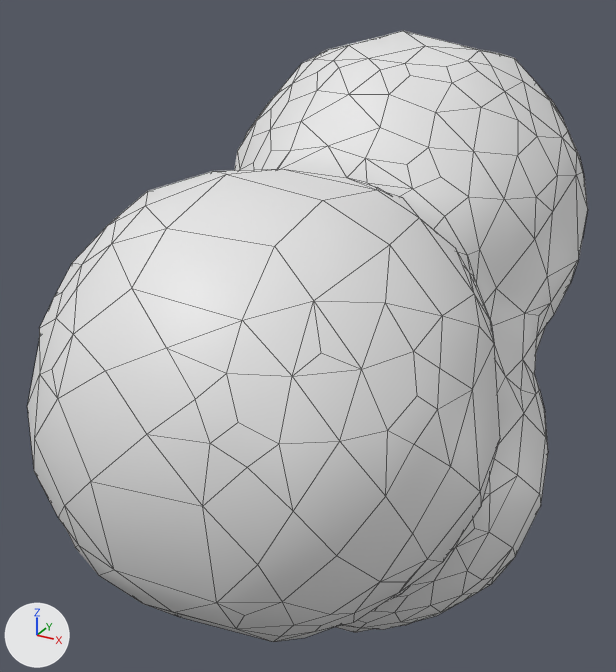
The FBX model Assets/Unsorted/Cloud.fbx: old version first, new version second.
One viewpoint serves both versions: a 50 mm lens placed at (1.23, -2.72, 1.77), pointed at (-0.17, -0.17, 0.5). Every picture has the same lights, and +X, +Y and +Z are marked at lower left. Mesh edges are drawn as thin lines.

Names of what the first picture shows: 'Cloud'.
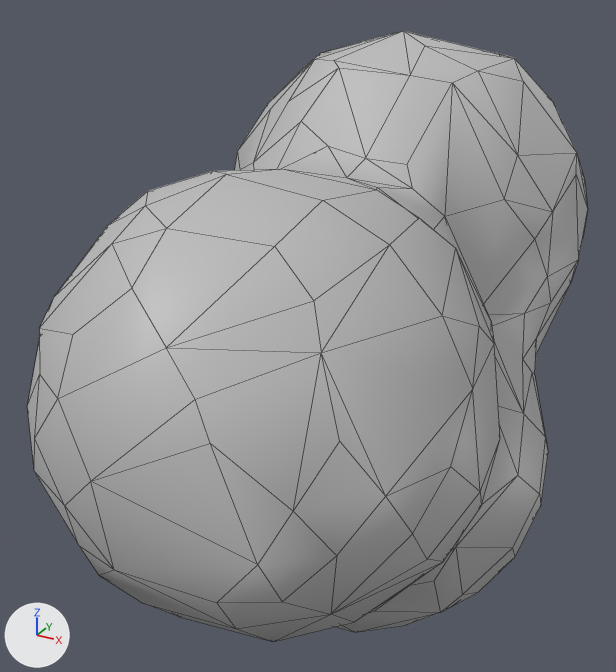
What differs and where, as boxes [x1, y1, x2, y2] in the pictures (616 x 672 px):
part 1 of me_icosphere_002, deleted: before [34, 31, 588, 642]
part 2 of me_icosphere_002, deleted: before [39, 207, 479, 603]
part 3 of me_icosphere_002, recoloured (white to grey): [27, 145, 588, 641] in both

The change, as a list of edits to the scene's bpy script:
```text
Add mat_lambert1:
    mat_lambert1 = principled_material('lambert1')
    mat_lambert1.base_color = (0.5, 0.5, 0.5)  # grey #bcbcbc
Change me_icosphere_002:
    used by ob_cloud; location = (-0.011, -0.713, 0.534)
    remove me_icosphere_002.from_pydata(...)  # 610 vertices, 871 faces; spans x -0.76..0.72, y -0.71..1.86, z -1.24..1.0
    add me_icosphere_002.from_pydata(...)  # 305 vertices, 432 faces; spans x -0.75..0.72, y -0.71..1.86, z -1.24..1.0
    me_icosphere_002 part 1: 280 vertices removed from x -0.76..0.64, y -0.62..1.83, z -1.23..0.95
    me_icosphere_002 part 2: 25 vertices removed from x -0.59..0.63, y -0.66..-0.18, z 0.08..0.6
    me_icosphere_002 part 3: 122 faces spanning x -0.74..0.72, y -0.71..1.86, z -1.24..0.92 switch from no material to mat_lambert1 (grey #bcbcbc)
```
